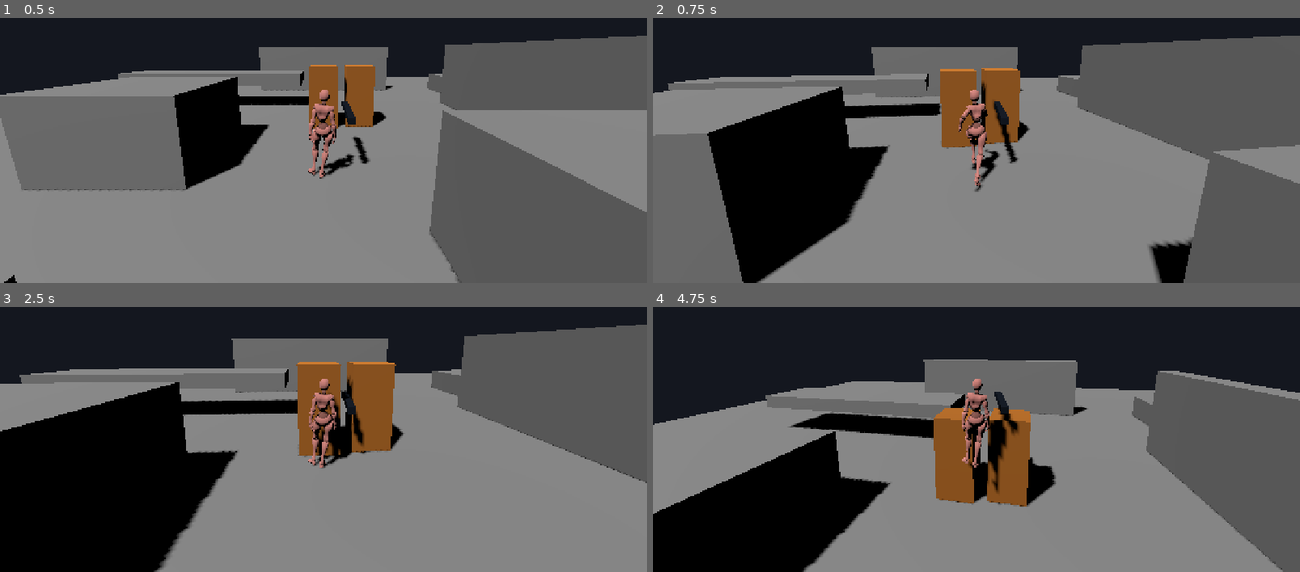
Above: before the commit, frames 1-4 (two rows, left to right).
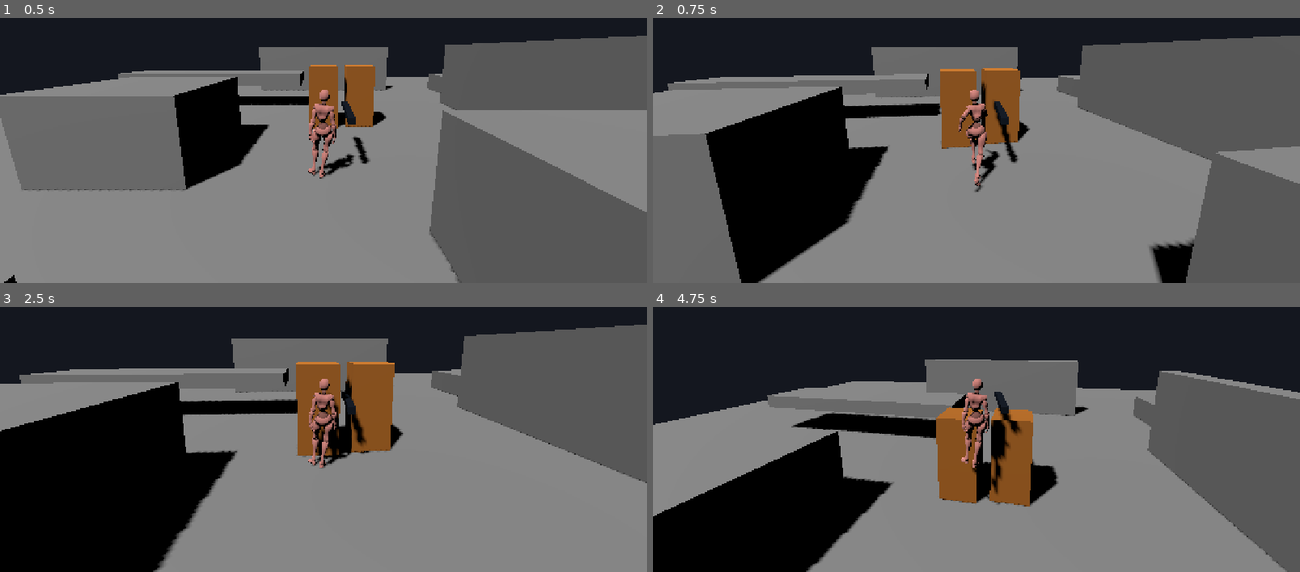
Above: after the commit, the same moments.

Repository: Possi-xoxo/Everdeep
Game: Godot game, scene res://test/test_arena.tscn
Two runs of this game, one before a commit and one after it. Both use one fixed random seed, a clock stepped at 60 frames per second and the inputs below.
Inputs (mouse positions are in pixels of both pictures, inside the frame that each line leads up to):
- Up to frame 1 (0.5 s): no input
- Up to frame 2 (0.75 s): tap Enter at 0.5 s; move the mouse to (1008, 100) at 0.52 s; hold W (move_forward) from 0.53 s (still down); tap Alt (dodge) at 0.6 s
- Up to frame 3 (2.5 s): keep holding W (move_forward); tap Space (jump) at 0.77, 1.25, 1.52 s; move the mouse to (291, 391) at 1.27 s; click (291, 391) at 1.35 s; move the mouse to (336, 383) at 2.02 s; hold Shift (sprint) from 2.03 s (still down)
- Up to frame 4 (4.75 s): keep holding W (move_forward); tap Enter at 2.75 s; move the mouse to (970, 397) at 2.77 s; release Shift (sprint) at 2.78 s; tap Alt (dodge) at 2.85 s; tap Space (jump) at 3.02, 3.5, 3.77, 4.52 s; move the mouse to (1021, 394) at 3.52 s; click (1021, 394) at 3.6 s; move the mouse to (924, 386) at 4.27 s; tap Shift (sprint) at 4.35 s

Frame 1 is identical in both runs. In frame 2, 0.8% of the frame differs, in the area x 0-100%, y 11-100%; in frame 3, 0.6%; in frame 4, 2.5%, in the area x 0-100%, y 19-100%.

Commit message:
Everdeep 0.0.3C grounded movement feel

Diff:
--- a/player/player.gd
+++ b/player/player.gd
@@ -7,11 +7,18 @@
 	DODGING,
 }
 
-@export_category("Movement")
+@export_category("Ground Movement")
 @export_range(0.1, 20.0, 0.1) var walk_speed: float = 5.0
 @export_range(0.1, 30.0, 0.1) var sprint_speed: float = 8.0
+@export_range(0.1, 100.0, 0.1) var ground_acceleration: float = 28.0
+@export_range(0.1, 100.0, 0.1) var ground_deceleration: float = 42.0
+@export_range(0.1, 150.0, 0.1) var turn_acceleration: float = 70.0
+@export_range(0.1, 150.0, 0.1) var lateral_damping: float = 85.0
+@export_range(0.0, 1.0, 0.05) var turn_alignment_threshold: float = 0.7
+@export_range(0.1, 30.0, 0.1) var ground_rotation_speed: float = 16.0
+
+@export_category("Air Movement")
 @export_range(0.1, 100.0, 0.1) var acceleration: float = 22.0
-@export_range(0.1, 100.0, 0.1) var deceleration: float = 28.0
 @export_range(0.1, 30.0, 0.1) var rotation_speed: float = 12.0
 @export_range(0.1, 5.0, 0.05) var gravity_multiplier: float = 1.5
 
@@ -113,15 +120,60 @@
 		and not movement_direction.is_zero_approx()
 	)
 	var target_speed := sprint_speed if is_sprinting else walk_speed
-	var target_velocity := movement_direction * target_speed
 	var horizontal_velocity := Vector3(velocity.x, 0.0, velocity.z)
-	var rate := acceleration if not movement_direction.is_zero_approx() else deceleration
-	horizontal_velocity = horizontal_velocity.move_toward(target_velocity, rate * delta)
+	horizontal_velocity = _resolve_grounded_velocity(
+		horizontal_velocity,
+		movement_direction,
+		target_speed,
+		delta
+	)
 	velocity.x = horizontal_velocity.x
 	velocity.z = horizontal_velocity.z
 
 	if not movement_direction.is_zero_approx():
-		_rotate_toward(movement_direction, delta)
+		_rotate_toward(movement_direction, delta, 1.0, ground_rotation_speed)
+
+
+func _resolve_grounded_velocity(
+	current_velocity: Vector3,
+	desired_direction: Vector3,
+	target_speed: float,
+	delta: float
+) -> Vector3:
+	current_velocity.y = 0.0
+	if desired_direction.is_zero_approx():
+		return current_velocity.move_toward(Vector3.ZERO, ground_deceleration * delta)
+
+	desired_direction.y = 0.0
+	desired_direction = desired_direction.normalized()
+	var current_speed := current_velocity.length()
+	if current_speed <= 0.001:
+		return current_velocity.move_toward(
+			desired_direction * target_speed,
+			ground_acceleration * delta
+		)
+
+	var current_direction := current_velocity / current_speed
+	var alignment := clampf(current_direction.dot(desired_direction), -1.0, 1.0)
+	var turn_weight := clampf(
+		(turn_alignment_threshold - alignment) / maxf(turn_alignment_threshold, 0.001),
+		0.0,
+		1.0
+	)
+	var response_rate := lerpf(ground_acceleration, turn_acceleration, turn_weight)
+
+	# Resolve intended travel separately from obsolete sideways momentum. This
+	# preserves some weight during a turn without making the player skate along
+	# the old direction.
+	var parallel_speed := current_velocity.dot(desired_direction)
+	var parallel_velocity := desired_direction * parallel_speed
+	var lateral_velocity := current_velocity - parallel_velocity
+	parallel_velocity = parallel_velocity.move_toward(
+		desired_direction * target_speed,
+		response_rate * delta
+	)
+	lateral_velocity = lateral_velocity.move_toward(Vector3.ZERO, lateral_damping * delta)
+	return parallel_velocity + lateral_velocity
 
 
 func _update_airborne_movement(input_direction: Vector3, delta: float) -> void:
@@ -191,9 +243,19 @@
 	_rotate_toward(_dodge_direction, delta)
 
 
-func _rotate_toward(direction: Vector3, delta: float, speed_multiplier: float = 1.0) -> void:
+func _rotate_toward(
+	direction: Vector3,
+	delta: float,
+	speed_multiplier: float = 1.0,
+	base_rotation_speed: float = -1.0
+) -> void:
 	var target_yaw := atan2(-direction.x, -direction.z)
-	var effective_rotation_speed := rotation_speed * maxf(speed_multiplier, 0.0)
+	var selected_rotation_speed := (
+		base_rotation_speed
+		if base_rotation_speed >= 0.0
+		else rotation_speed
+	)
+	var effective_rotation_speed := selected_rotation_speed * maxf(speed_multiplier, 0.0)
 	if visual_root != null:
 		visual_root.rotation.y = lerp_angle(
 			visual_root.rotation.y,
--- a/project.godot
+++ b/project.godot
@@ -3,7 +3,7 @@
 
 [application]
 config/name="Everdeep"
-config/version="0.0.3"
+config/version="0.0.3C"
 run/main_scene="res://test/test_arena.tscn"
 config/features=PackedStringArray("4.7", "Forward Plus")
 config/icon="res://icon.svg"
Not shown, changed: DEV_NOTES.md
